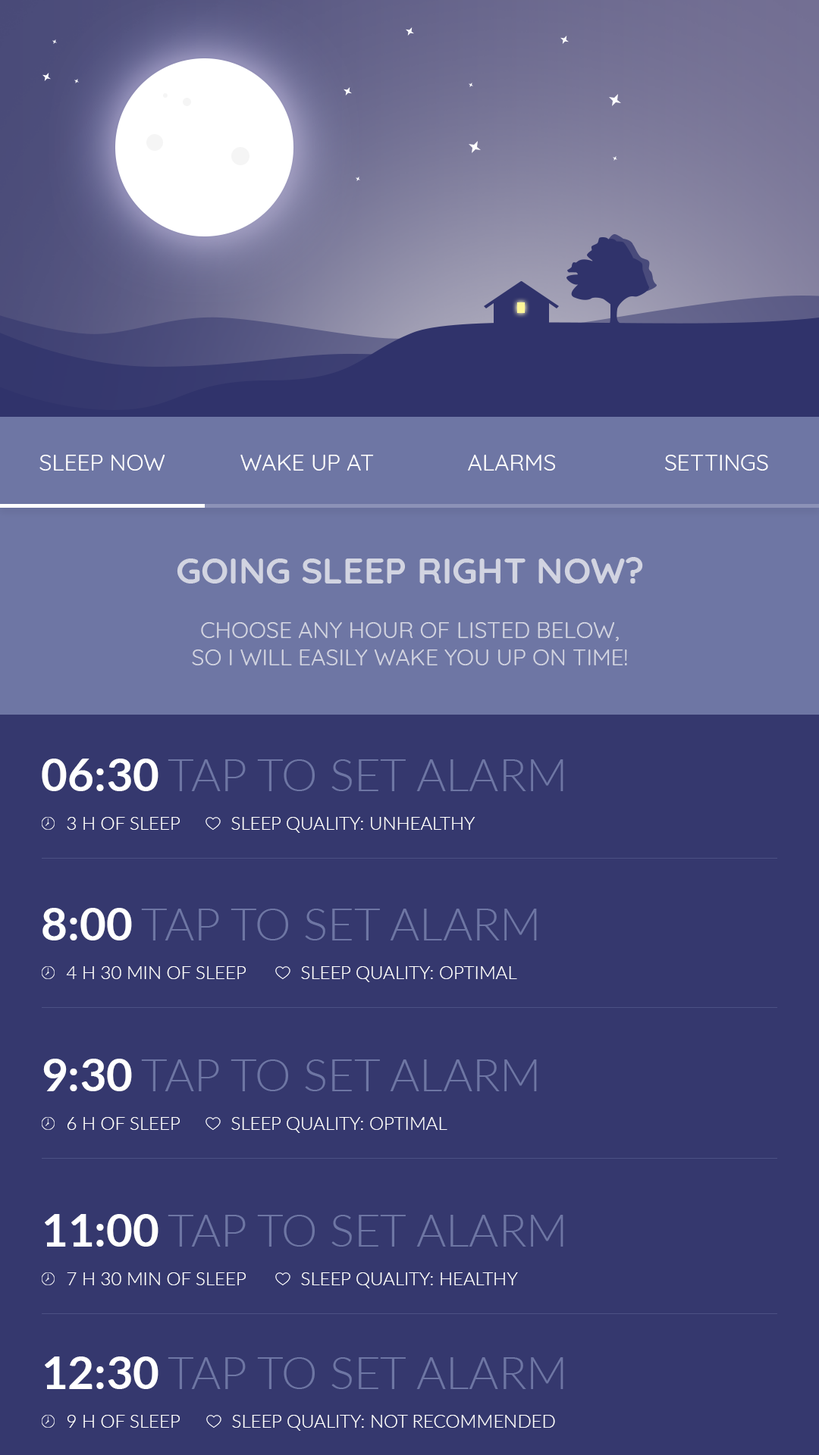
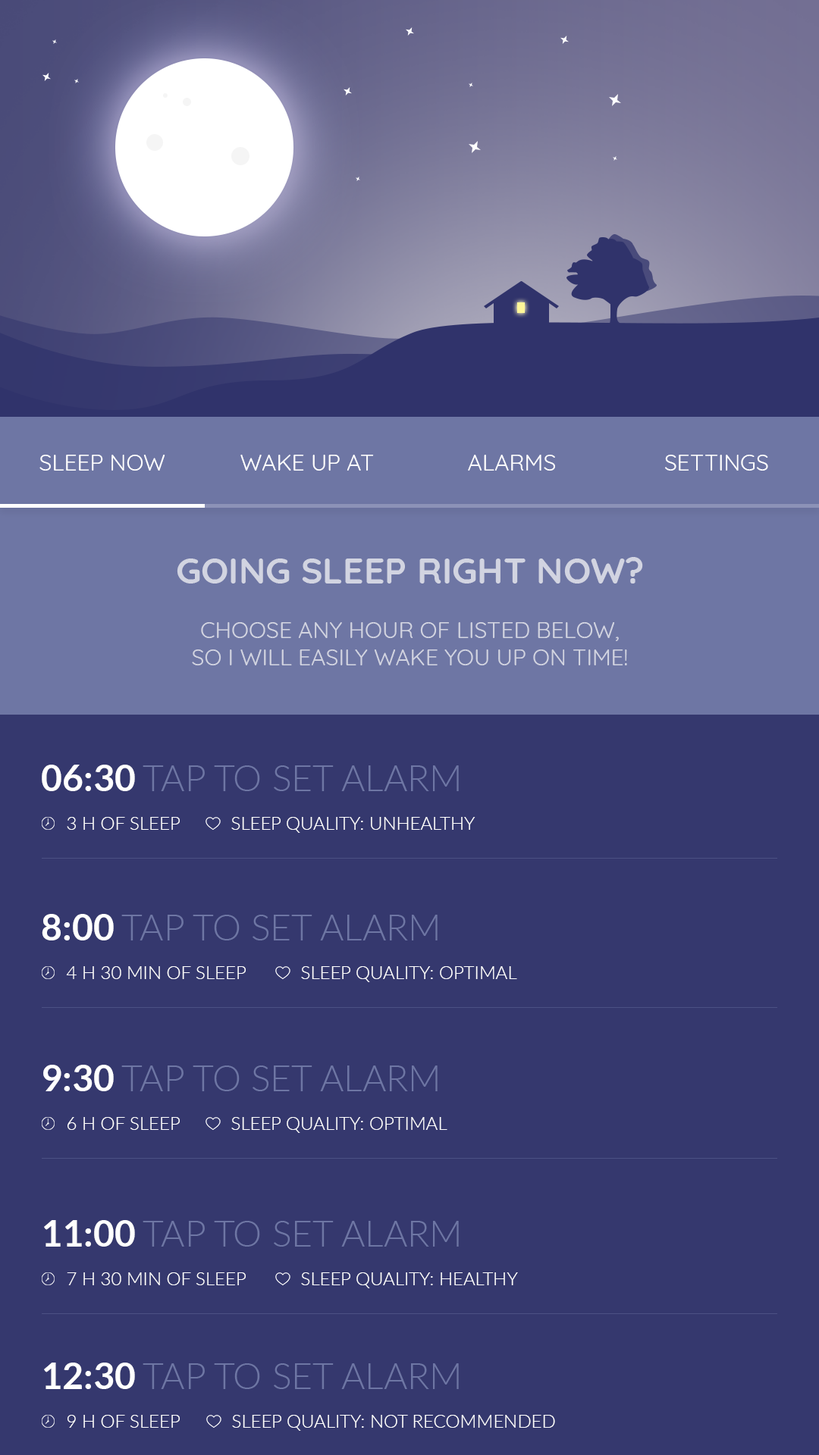
Comparing the layer stacks of the two 819px x 1455px images. Changes:
painted on "06:30 TAP TO SET ALARM" over [41, 758, 564, 792]
painted on "8:00 TAP TO SET ALARM" over [41, 908, 537, 941]
painted on "9:30 TAP TO SET ALARM" over [43, 1058, 537, 1092]
painted on "11:00 TAP TO SET ALARM" over [43, 1214, 564, 1247]
painted on "12:30 TAP TO SET ALARM" over [43, 1356, 564, 1390]
